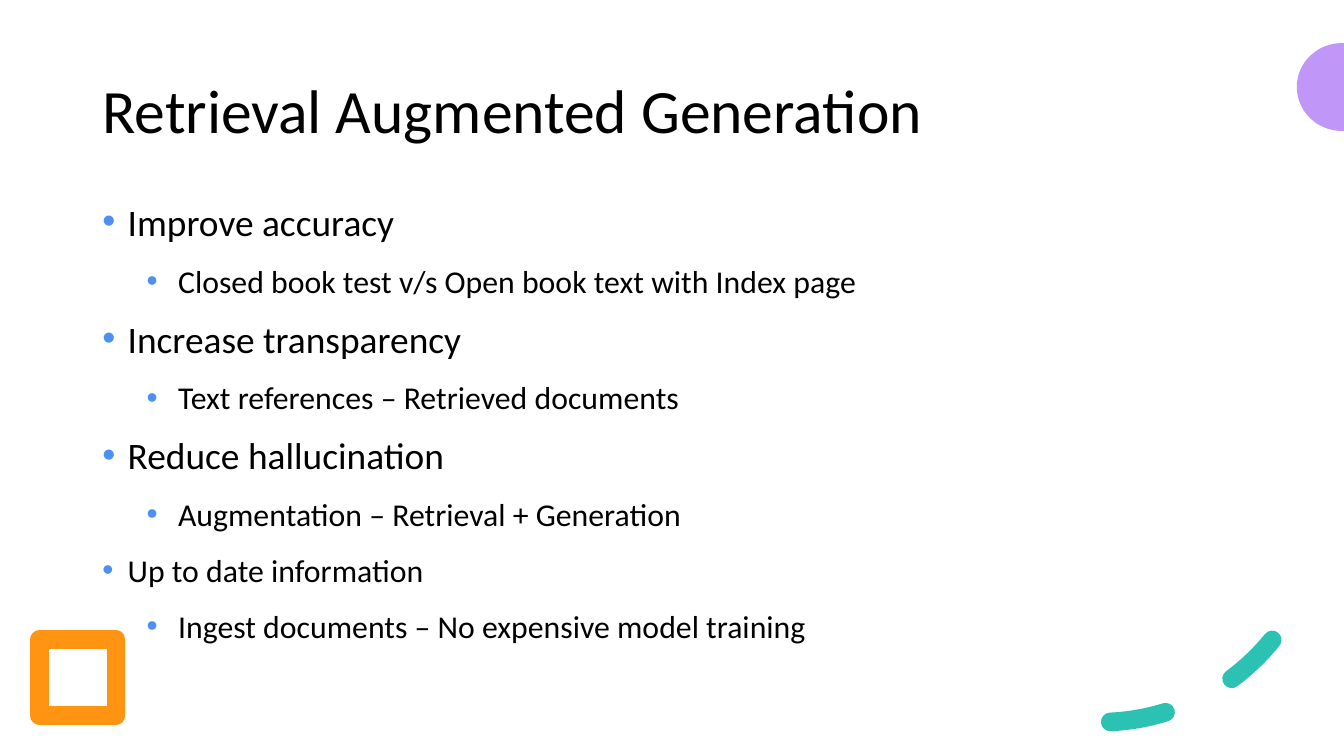
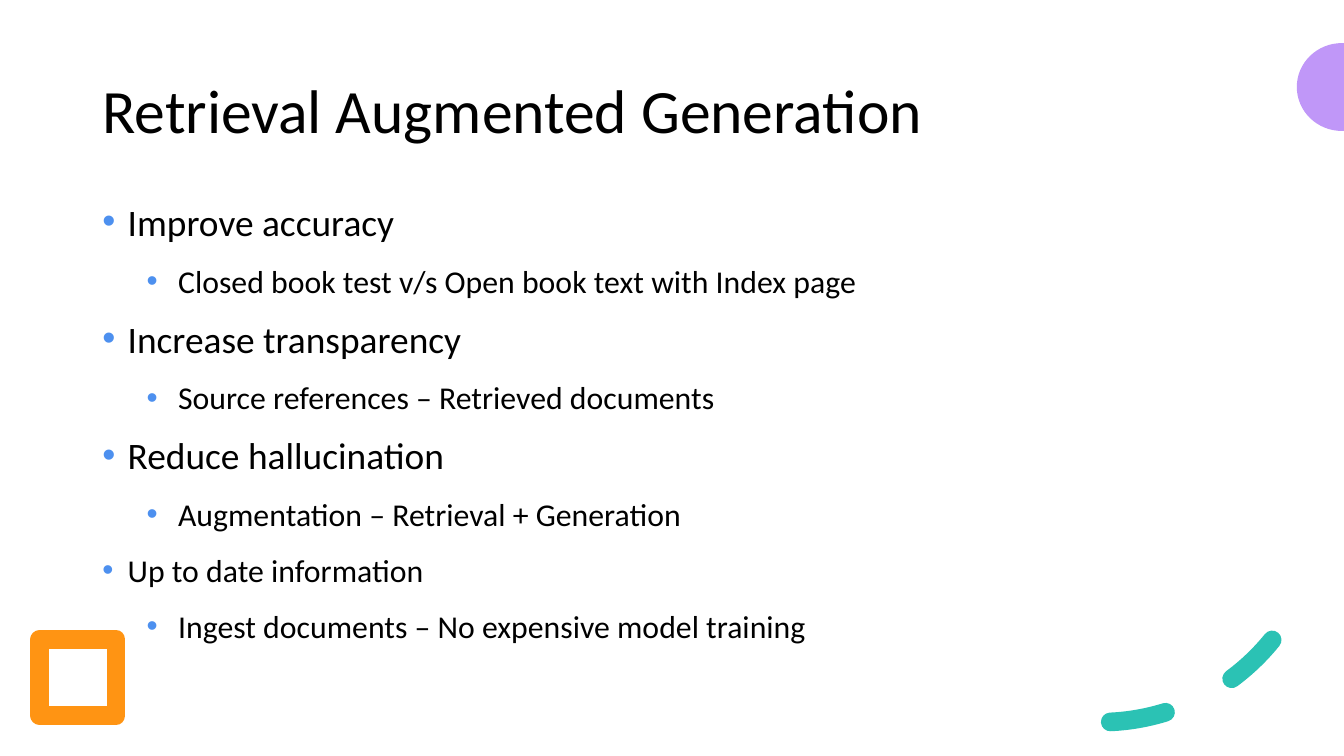
Before and after one commit to look4pritam/LargeLanguageModels, a slide deck: slide 28 of Presentations/IUAC-2024/Introduction_to_Large_Language_Models-From_Foundation_to_Real_World_Applications.pptx. Drawn at 1344x756 pixels with LibreOffice and Linux fonts; fonts in the diff are those of the drawing. Boxes give left, top, right and bottom in pixels: in the first picture for what was removed or moved away, otherwise in the second. Text is boxed around its words. In the diff, an @@ line names an element or a change of style, - is before the commit and + after.

```diff
--- a/Presentations/IUAC-2024/Introduction_to_Large_Language_Models-From_Foundation_to_Real_World_Applications.pptx
+++ b/Presentations/IUAC-2024/Introduction_to_Large_Language_Models-From_Foundation_to_Real_World_Applications.pptx
@@ text at [178,387,714,410]: text changed @@
-    • Text references – Retrieved documents
+    • Source references – Retrieved documents
```
Also in this commit, not shown: 1 other slide changed.
